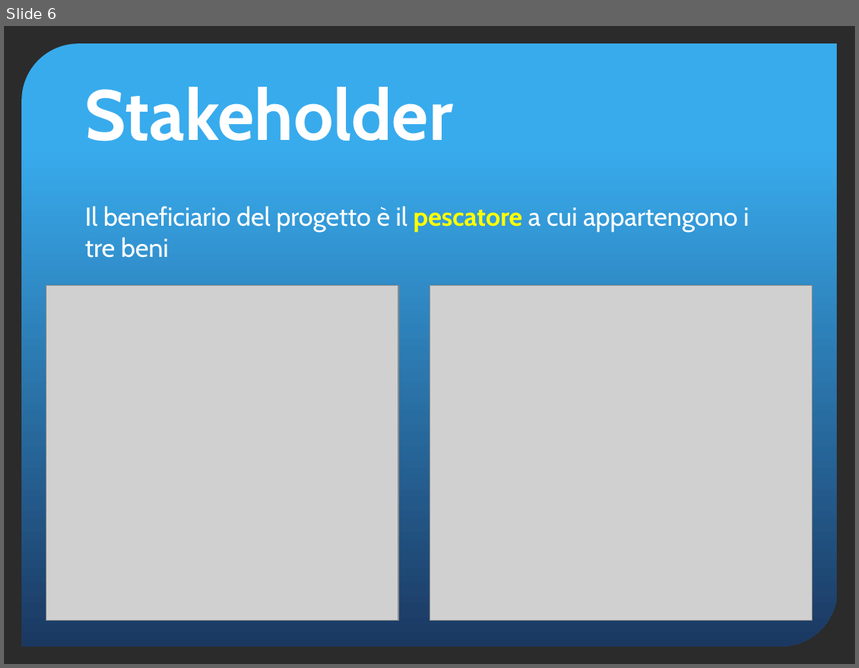
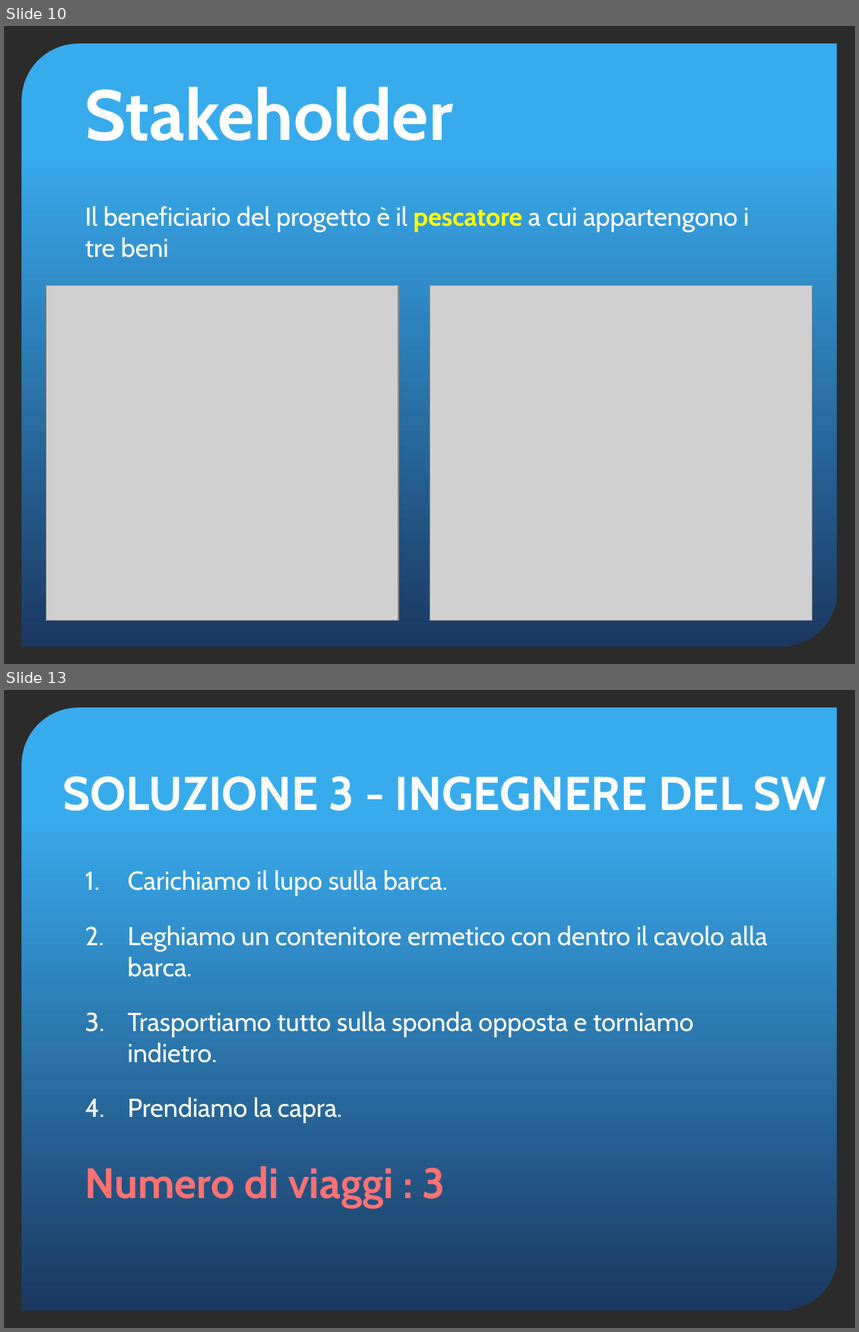
Before and after one commit to yan0z/ISW, a slide deck: Quesito 4 Team/Quesito4-presentazione.pptx. Shown one above the other, each under a label of ours: slide 6 before the commit, slides 10 and 13 after it; the slides between them are not shown. The pictures are 859x668 and 859x1332 pixels, drawn with LibreOffice and Linux fonts; fonts in the diff are those of the drawing; grey boxes stand for pictures; background and template pictures are left out; a plain dark background stands for a picture behind light text. Boxes give left, top, right and bottom in pixels: in the first picture for what was removed or moved away, otherwise in the second. Text is boxed around its words. In the diff, an @@ line names an element or a change of style, - is before the commit and + after.

```diff
--- a/Quesito 4 Team/Quesito4-presentazione.pptx
+++ b/Quesito 4 Team/Quesito4-presentazione.pptx
@@ slide 13 added at (4, 690, 855, 1328), background picture (left out); not listed: 1 template element that a slide beside it also shows @@
@@ title added at (63, 776, 826, 811), 40 pt, text #FFFFFF, bold @@
+SOLUZIONE 3 - INGEGNERE DEL SW
@@ text added at (128, 870, 768, 1123), 22 pt, text #FFFFFF @@
+1. Carichiamo il lupo sulla barca.
+2. Leghiamo un contenitore ermetico con dentro il cavolo alla barca.
+3. Trasportiamo tutto sulla sponda opposta e torniamo indietro.
+4. Prendiamo la capra.
@@ text added at (85, 1167, 446, 1208), 36 pt, text #FF7172, bold @@
+Numero di viaggi : 3
@@ what was slide 6 is now slide 10 @@
```
Also in this commit, not shown: 10 slides changed, 6 other slides added.
